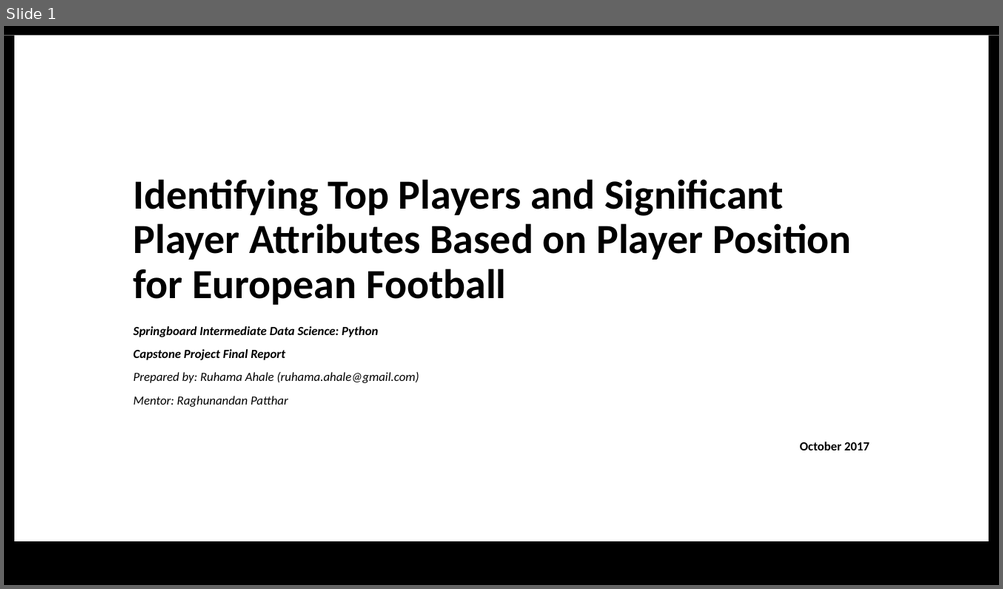
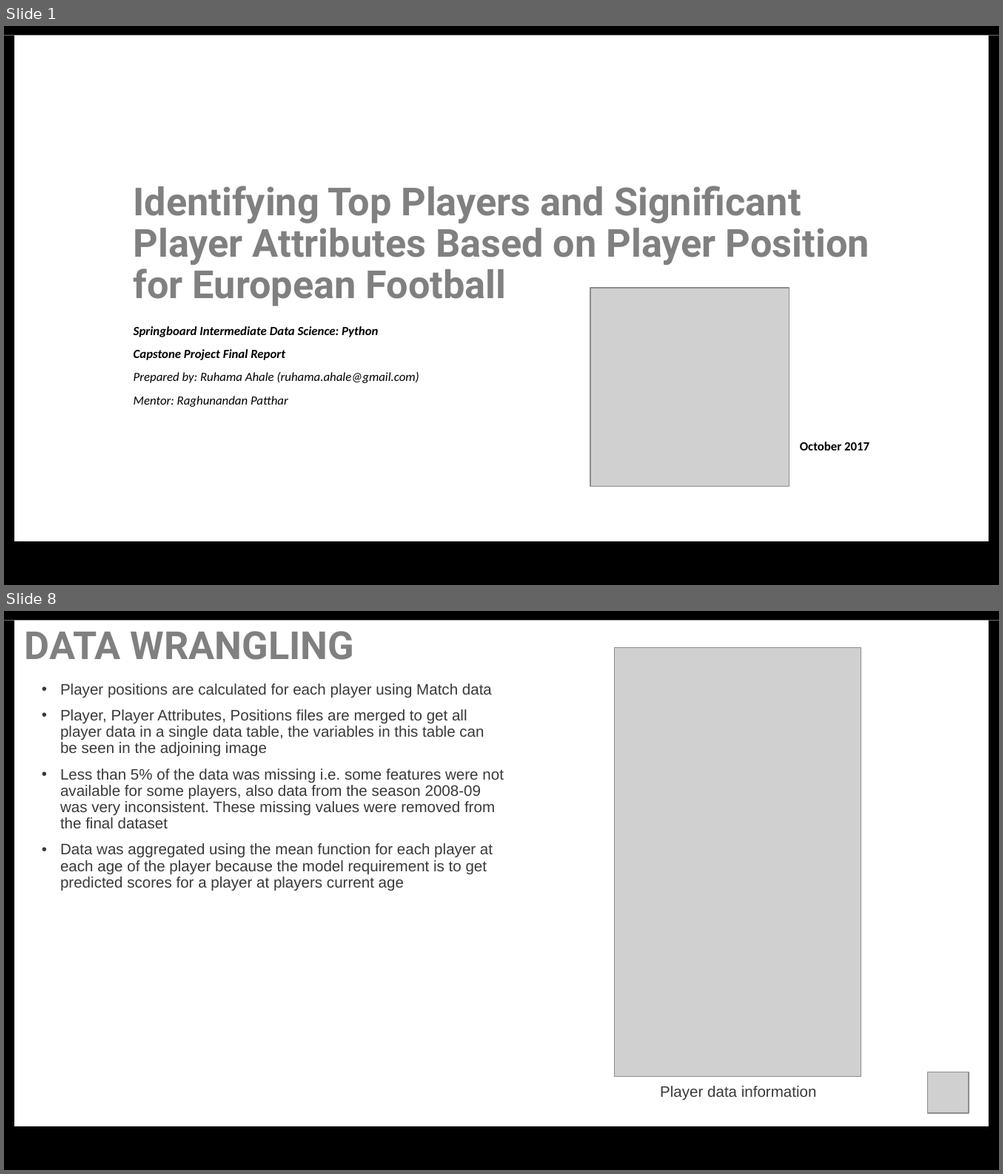
Before and after one commit to ruhama-ahale/soccer_project, a slide deck: Capstone_Final_Report/capstone_project_slide_soccer.pptx. Shown one above the other, each under a label of ours: slide 1 before the commit, slides 1 and 8 after it; the slides between them are not shown. The pictures are 1003x589 and 1003x1174 pixels, drawn with LibreOffice and Linux fonts; fonts in the diff are those of the drawing; grey boxes stand for pictures. Boxes give left, top, right and bottom in pixels: in the first picture for what was removed or moved away, otherwise in the second. Text is boxed around its words. In the diff, an @@ line names an element or a change of style, - is before the commit and + after.

```diff
--- a/Capstone_Final_Report/capstone_project_slide_soccer.pptx
+++ b/Capstone_Final_Report/capstone_project_slide_soccer.pptx
@@ slide 8 added at (4, 611, 999, 1170), background #FFFFFF; not listed: 4 template elements that a slide beside it also shows @@
@@ text added at (25, 631, 354, 660), 28 pt, text #808080, bold @@
+DATA WRANGLING
@@ picture added at (614, 648, 862, 1077) @@
@@ text added at (60, 684, 504, 891), 11 pt, text #3B3838 @@
+• Player positions are calculated for each player using Match data
+• Player, Player Attributes, Positions files are merged to get all player data in a single data table, the variables in this table can be seen in the adjoining image
+• Less than 5% of the data was missing i.e. some features were not available for some players, also data from the season 2008-09 was very inconsistent. These missing values were removed from the final dataset
+• Data was aggregated using the mean function for each player at each age of the player because the model requirement is to get predicted scores for a player at players current age
@@ picture added at (927, 1073, 967, 1113) @@
@@ text added at (660, 1086, 817, 1100), 11 pt, text #3B3838 @@
+Player data information
@@ slide 1 changed as well @@
@@ title "Identifying Top Players and Significant ..." at (134, 186, 869, 306): size 30 to 28 pt, font Calibri to Roboto, text colour #000000 to #808080 @@
@@ picture added at (590, 287, 788, 486) @@
```
Also in this commit, not shown: 4 other slides changed, 21 other slides added, 6 slides removed, 10 other files.
